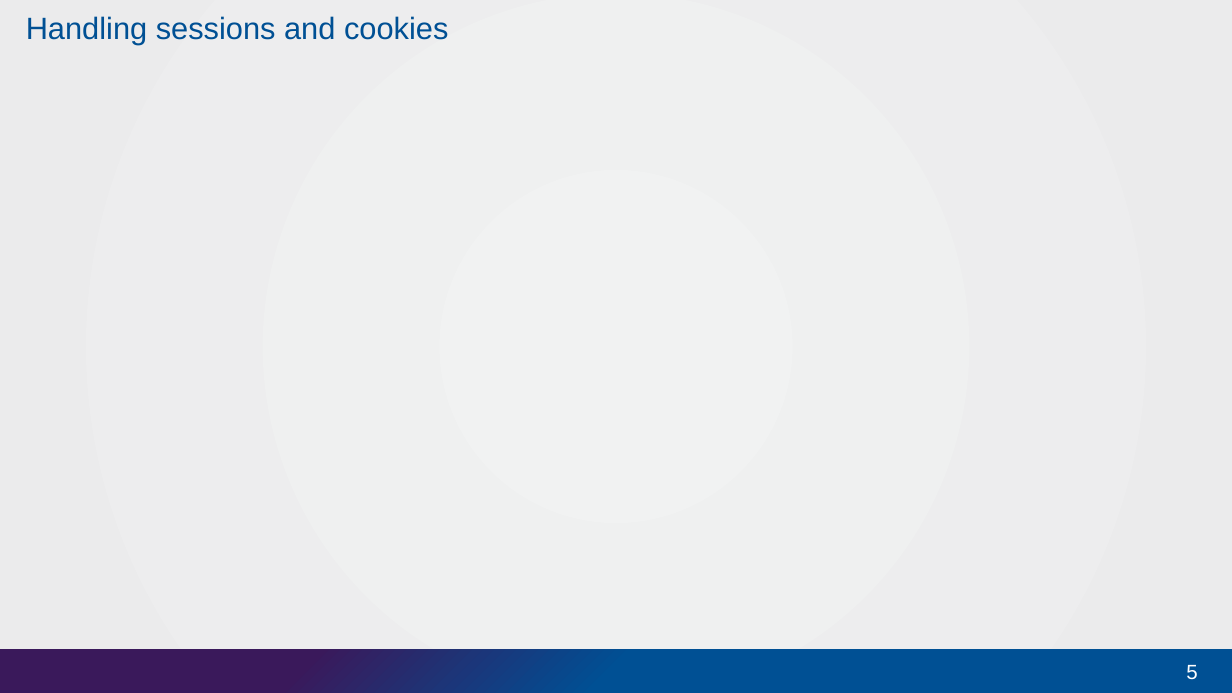
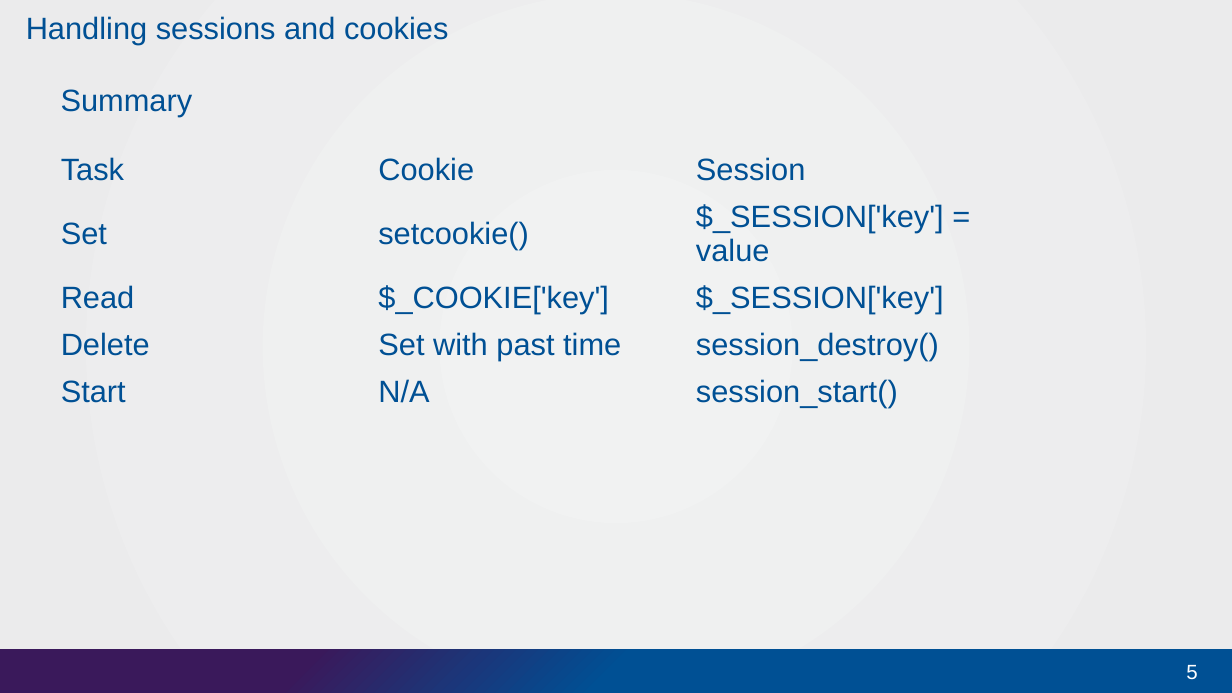
Before and after one commit to mkarun1122/WebSystemsEngineering, a slide deck: slide 5 of Module5 -Introduction to PHP/IARE_WSE05_6Handling sessions and cookies.pptx. Drawn at 1232x693 pixels with LibreOffice and Linux fonts; fonts in the diff are those of the drawing; background and template pictures are left out. Boxes give left, top, right and bottom in pixels: in the first picture for what was removed or moved away, otherwise in the second. Text is boxed around its words. In the diff, an @@ line names an element or a change of style, - is before the commit and + after.

```diff
--- a/Module5 -Introduction to PHP/IARE_WSE05_6Handling sessions and cookies.pptx
+++ b/Module5 -Introduction to PHP/IARE_WSE05_6Handling sessions and cookies.pptx
@@ text added at (61,89,193,116), 18 pt, text #005094 @@
+Summary
@@ table added at (48,147,1002,430), 5 rows, 3 columns @@
+Task | Cookie | Session
+Set | setcookie() | $_SESSION['key'] = value
+Read | $_COOKIE['key'] | $_SESSION['key']
+Delete | Set with past time | session_destroy()
+Start | N/A | session_start()
```
Also in this commit, not shown: 4 other slides changed, 3 slides removed, 9 other files.
